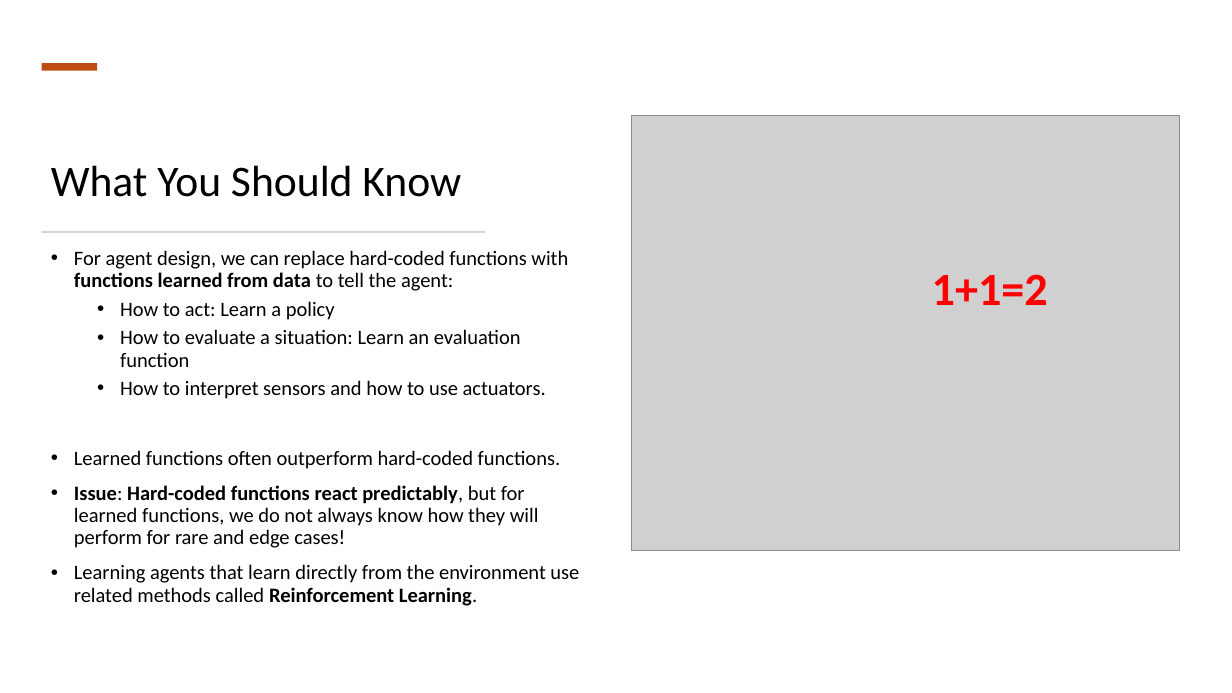
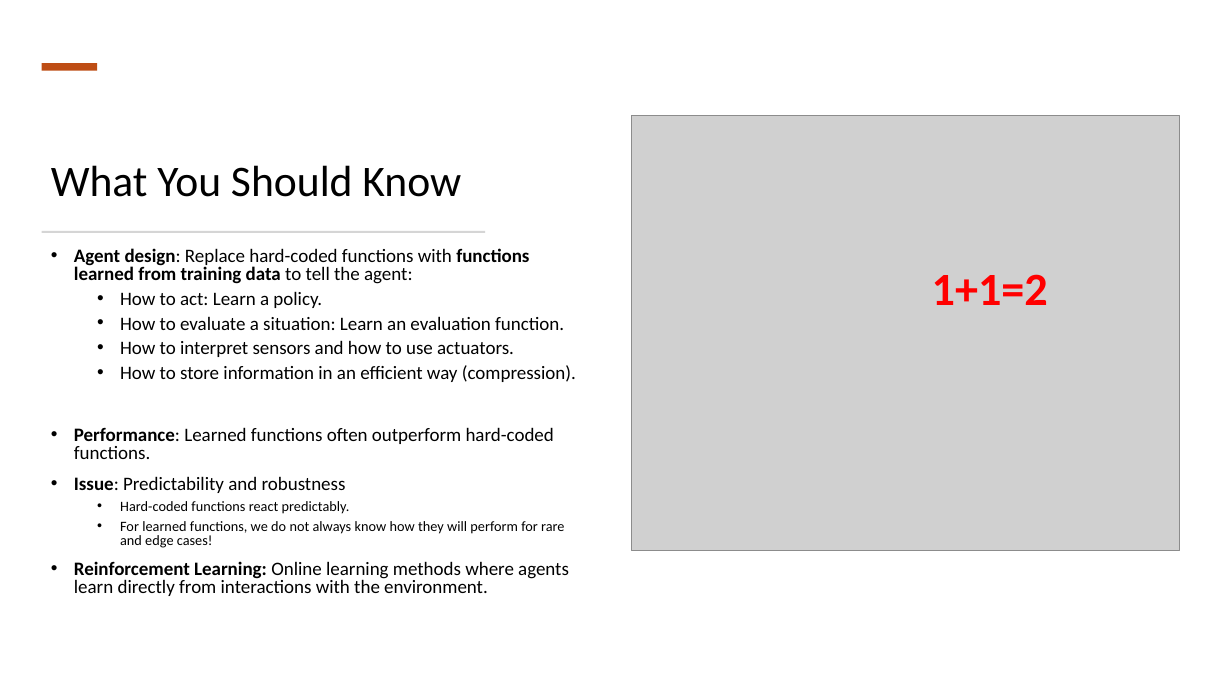
Before and after one commit to kunleola/CS7320, a slide deck: slide 33 of slides/19_ML_intro.pptx. Drawn at 1232x693 pixels with LibreOffice and Linux fonts; fonts in the diff are those of the drawing; grey boxes stand for pictures. Boxes give left, top, right and bottom in pixels: in the first picture for what was removed or moved away, otherwise in the second. Text is boxed around its words. In the diff, an @@ line names an element or a change of style, - is before the commit and + after.

```diff
--- a/slides/19_ML_intro.pptx
+++ b/slides/19_ML_intro.pptx
@@ text at box(74, 248, 564, 330): text changed; size 16 to 14.8 pt @@
-• For agent design, we can replace hard-coded functions with functions learned from data to tell the agent:
-  • How to act: Learn a policy
-  • How to evaluate a situation: Learn an evaluation function
+• Agent design: Replace hard-coded functions with functions learned from training data to tell the agent:
+  • How to act: Learn a policy.
+  • How to evaluate a situation: Learn an evaluation function.
@@ text at box(120, 340, 514, 357): size 16 to 14.8 pt in "How to interpret sensors and how to ..."; line spacing 0.9 to 0.8 @@
@@ text at box(74, 365, 576, 596): text changed; size 16 to 14.8 pt @@
-• Learned functions often outperform hard-coded functions.
-• Issue: Hard-coded functions react predictably, but for learned functions, we do not always know how they will perform for rare and edge cases!
-• Learning agents that learn directly from the environment use related methods called Reinforcement Learning.
+  • How to store information in an efficient way (compression).
+• Performance: Learned functions often outperform hard-coded functions.
+• Issue: Predictability and robustness
+  • Hard-coded functions react predictably.
+  • For learned functions, we do not always know how they will perform for rare and edge cases!
+• Reinforcement Learning: Online learning methods where agents learn directly from interactions with the environment.
```
Also in this commit, not shown: 1 other file.
